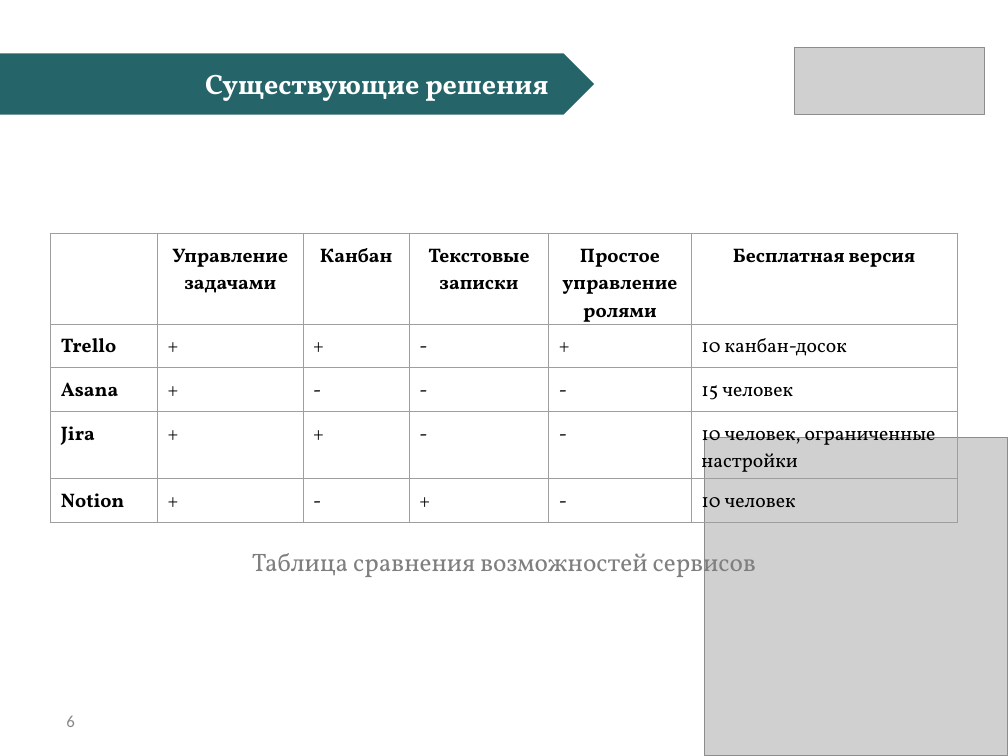
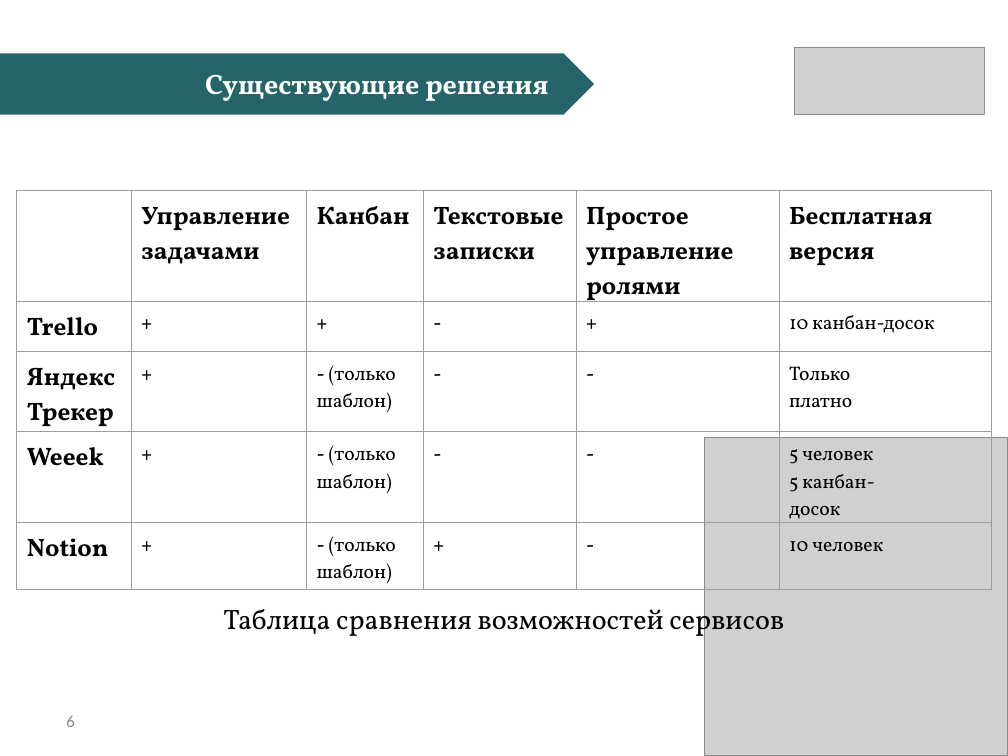
Before and after one commit to CTpeJLok/diplom, a slide deck: slide 6 of to_pred/БалашкинАМ_Презентация.pptx. Drawn at 1008x756 pixels with LibreOffice and Linux fonts; fonts in the diff are those of the drawing; grey boxes stand for pictures. Boxes give left, top, right and bottom in pixels: in the first picture for what was removed or moved away, otherwise in the second. Text is boxed around its words. In the diff, an @@ line names an element or a change of style, - is before the commit and + after.

```diff
--- a/to_pred/БалашкинАМ_Презентация.pptx
+++ b/to_pred/БалашкинАМ_Презентация.pptx
@@ table at [17,191,991,591] @@
-row 3: Asana | + | - | - | - | 15 человек
+row 3: Яндекс Трекер | + | - (только / шаблон) | - | - | Только / платно
-row 4: Jira | + | + | - | - | 10 человек, ограниченные настройки
+row 4: Weeek | + | - (только / шаблон) | - | - | 5 человек / 5 канбан- / досок
-row 5, column 3: -
+row 5, column 3: - (только / шаблон)
@@ size 14 to 18 pt in "Управление задачами", "Канбан", "Текстовые записки", "Простое управление ролями" and 3 more places @@
@@ bold on in "+", "+", "-", "+" and 9 more places @@
@@ alignment centre to left @@
@@ table: place and size @@
-table at [50,234,957,564]
+table at [17,191,991,591]
@@ text "Таблица сравнения возможностей сервисов": place and size @@
-text "Таблица сравнения возможностей сервисов" at [252,548,756,583]
+text "Таблица сравнения возможностей сервисов" at [223,603,784,643]
@@ text "Таблица сравнения возможностей сервисов" at [223,603,784,643]: size 18 to 20 pt, text colour #7F7F7F to #000000 @@
```
Also in this commit, not shown: 10 other slides changed, 20 other files.
